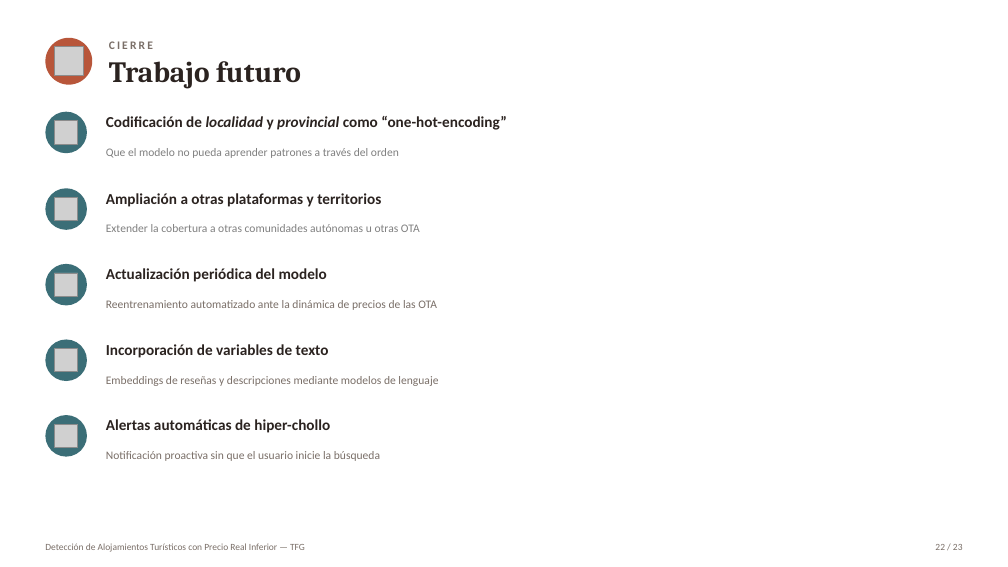
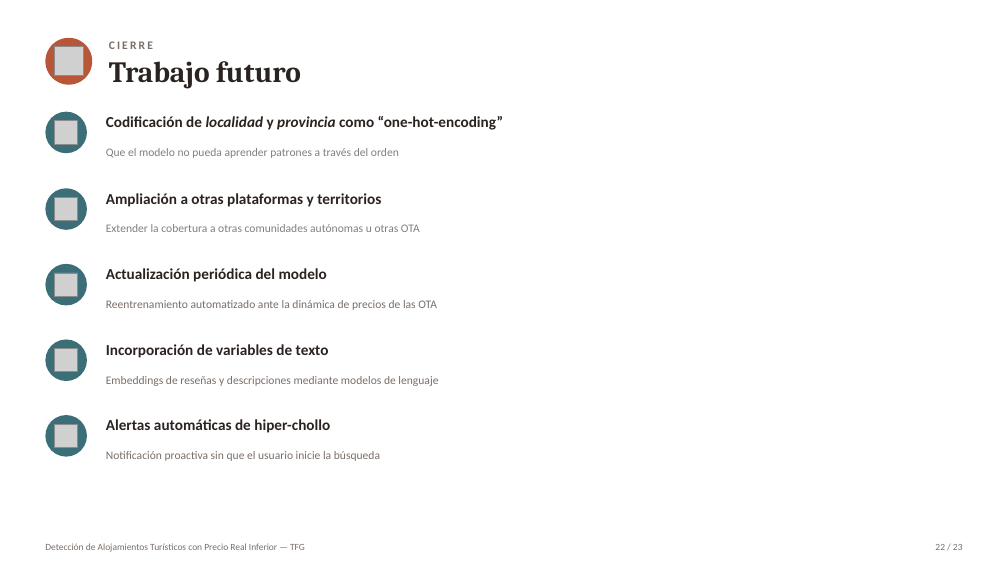
Before and after one commit to Marjimleo3/TFG, a slide deck: slide 22 of TFG_Chollos/Presentacion_Defensa_TFG.pptx. Drawn at 1008x567 pixels with LibreOffice and Linux fonts; fonts in the diff are those of the drawing; grey boxes stand for pictures. Boxes give left, top, right and bottom in pixels: in the first picture for what was removed or moved away, otherwise in the second. Text is boxed around its words. In the diff, an @@ line names an element or a change of style, - is before the commit and + after.

Commit message:
fix: Inconsistencia de nombres (árbol de regresión en vez de árbol de decisión) y 'provincia' en vez de 'provincial'

```diff
--- a/TFG_Chollos/Presentacion_Defensa_TFG.pptx
+++ b/TFG_Chollos/Presentacion_Defensa_TFG.pptx
@@ text at box(106, 116, 504, 130): text changed @@
-Codificación de localidad y provincial como “one-hot-encoding”
+Codificación de localidad y provincia como “one-hot-encoding”
```
Also in this commit, not shown: 1 other slide changed.
